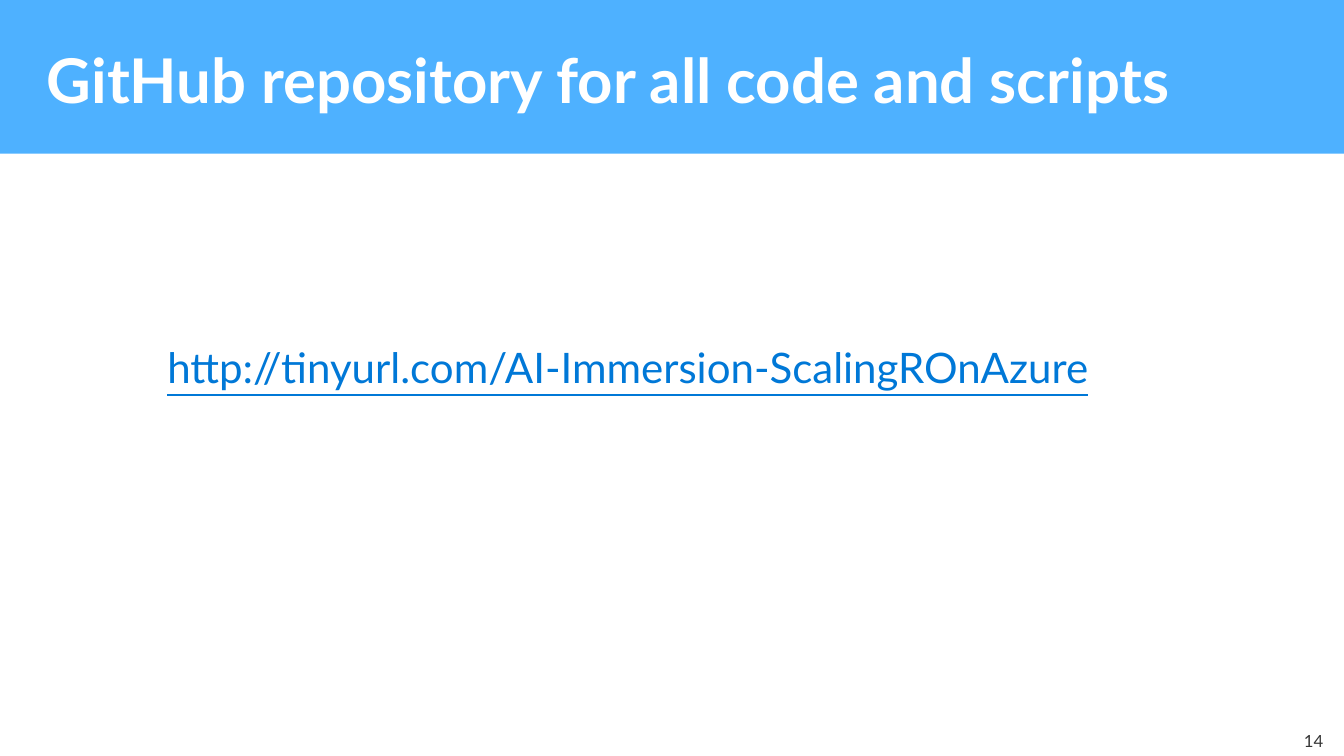
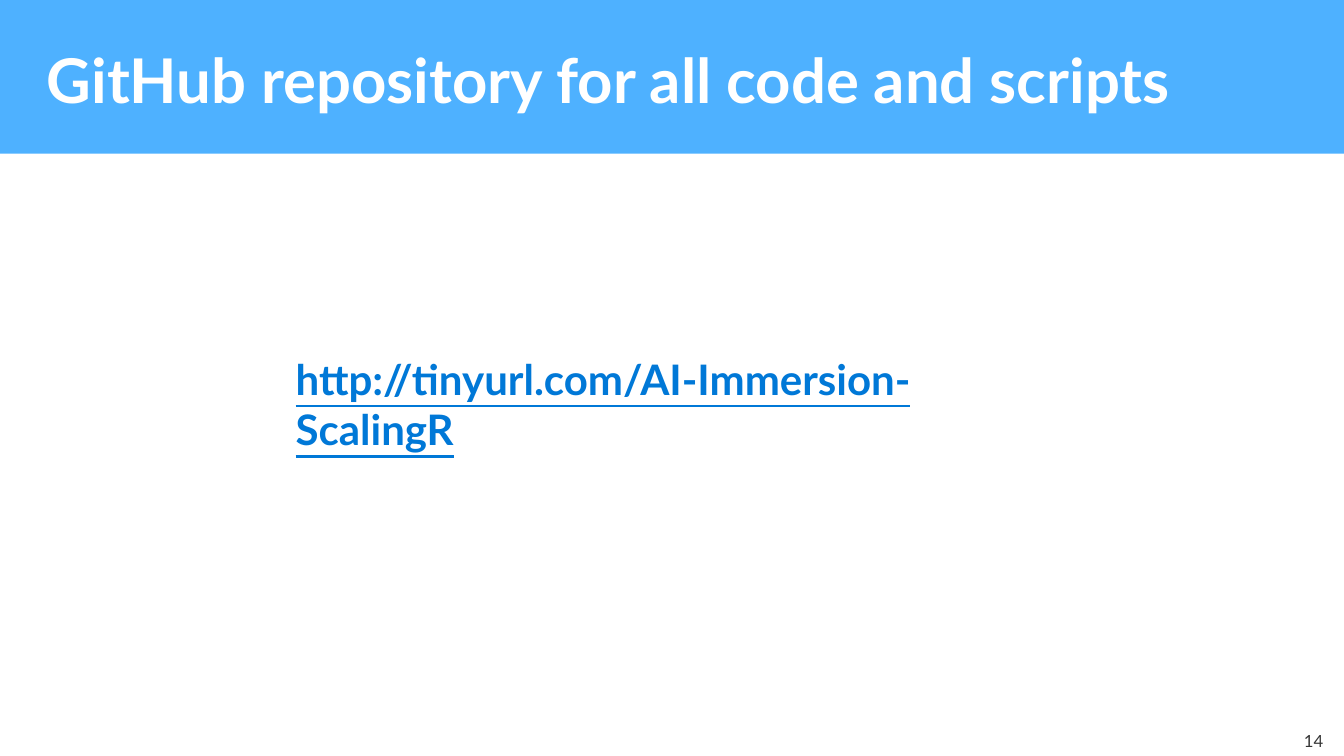
Before and after one commit to microsoft/AI-Immersion-Workshop, a slide deck: slide 14 of Applied Machine Learning for Developers/R server Tools for scaling R using Azure/docs/ToolsForScalingRUsingAzure.pptx. Drawn at 1344x756 pixels with LibreOffice and Linux fonts; fonts in the diff are those of the drawing; background and template pictures are left out. Boxes give left, top, right and bottom in pixels: in the first picture for what was removed or moved away, otherwise in the second. Text is boxed around its words. In the diff, an @@ line names an element or a change of style, - is before the commit and + after.

```diff
--- a/Applied Machine Learning for Developers/R server Tools for scaling R using Azure/docs/ToolsForScalingRUsingAzure.pptx
+++ b/Applied Machine Learning for Developers/R server Tools for scaling R using Azure/docs/ToolsForScalingRUsingAzure.pptx
@@ text at <box>296,363,911,453</box>: text changed; bold on @@
-http://tinyurl.com/AI-Immersion-ScalingROnAzure
+http://tinyurl.com/AI-Immersion-ScalingR
```
Also in this commit, not shown: 2 other slides changed.
